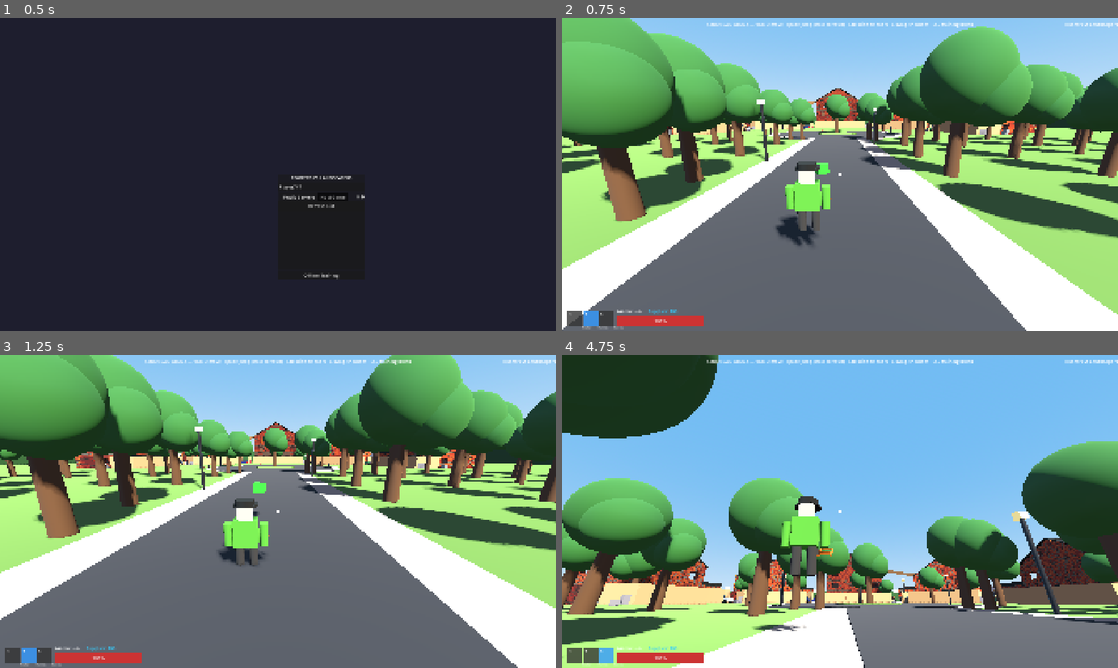
Above: before the commit, frames 1-4 (two rows, left to right).
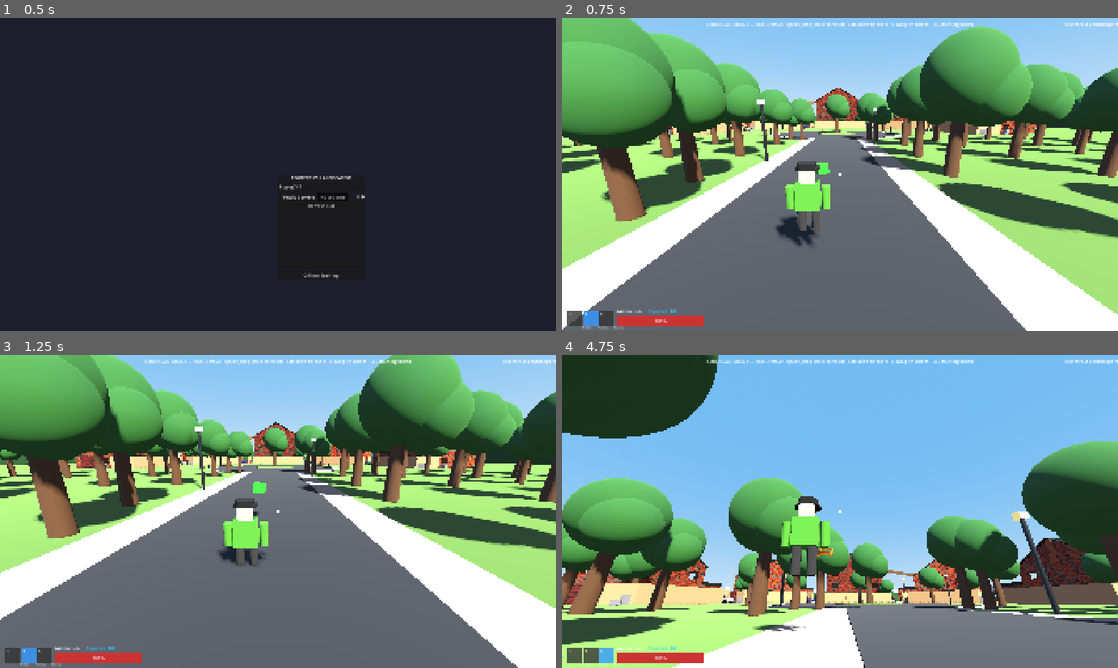
Above: after the commit, the same moments.

Repository: bzeitel25/RoofersVsLandscapers
Game: Godot game, scene res://scenes/main/main_menu.tscn
Same seed, same stepped clock (60 frames per second), same inputs: the game is played once before the commit and once after it.
Inputs (mouse positions are in pixels of both pictures, inside the frame that each line leads up to):
- Up to frame 1 (0.5 s): no input
- Up to frame 2 (0.75 s): click "Offline Training" at 0.5 s
- Up to frame 3 (1.25 s): no input
- Up to frame 4 (4.75 s): tap Enter at 1.25 s; move the mouse to (867, 511) at 1.27 s; hold E (ability) 1.28-2.03 s; hold W (move_forward) from 1.28 s (still down); tap Space (jump) at 1.52, 2.27, 3.77, 4.52 s; move the mouse to (812, 511) at 2.02 s; tap Ctrl (crouch) at 2.1 s; move the mouse to (851, 505) at 2.77 s; hold X (equip_item) 2.78-3.53 s; move the mouse to (834, 517) at 3.52 s; tap F (interact) at 3.6 s; move the mouse to (878, 514) at 4.27 s; press the mouse at (878, 514) at 4.28 s

Frame 1 is identical in both runs. In frame 2, 0.3% of the frame differs, in the area x 19-86%, y 22-38%; in frame 3, 0.6%; in frame 4, 1.8%, in the area x 0-97%, y 59-80%.

Commit message:
Scale up brick and roof UVs to fix Moire effect

Diff:
--- a/scripts/levels/suburban_arena.gd
+++ b/scripts/levels/suburban_arena.gd
@@ -56,9 +56,13 @@
 	if key.begins_with("wall") or key.begins_with("brick"):
 		m.albedo_texture = load("res://assets/textures/environment/brick_wall.jpg")
 		m.uv1_triplanar = true
+		m.uv1_scale = Vector3(0.15, 0.15, 0.15) # Make the bricks chunkier and larger
+		m.texture_filter = BaseMaterial3D.TEXTURE_FILTER_LINEAR_WITH_MIPMAPS
 	elif key.begins_with("roof"):
 		m.albedo_texture = load("res://assets/textures/environment/roof_shingles.jpg")
 		m.uv1_triplanar = true
+		m.uv1_scale = Vector3(0.2, 0.2, 0.2) # Make the shingles larger
+		m.texture_filter = BaseMaterial3D.TEXTURE_FILTER_LINEAR_WITH_MIPMAPS
 
 	m.albedo_color = color # This will tint the texture, giving us different colored houses!
 	m.roughness = rough
